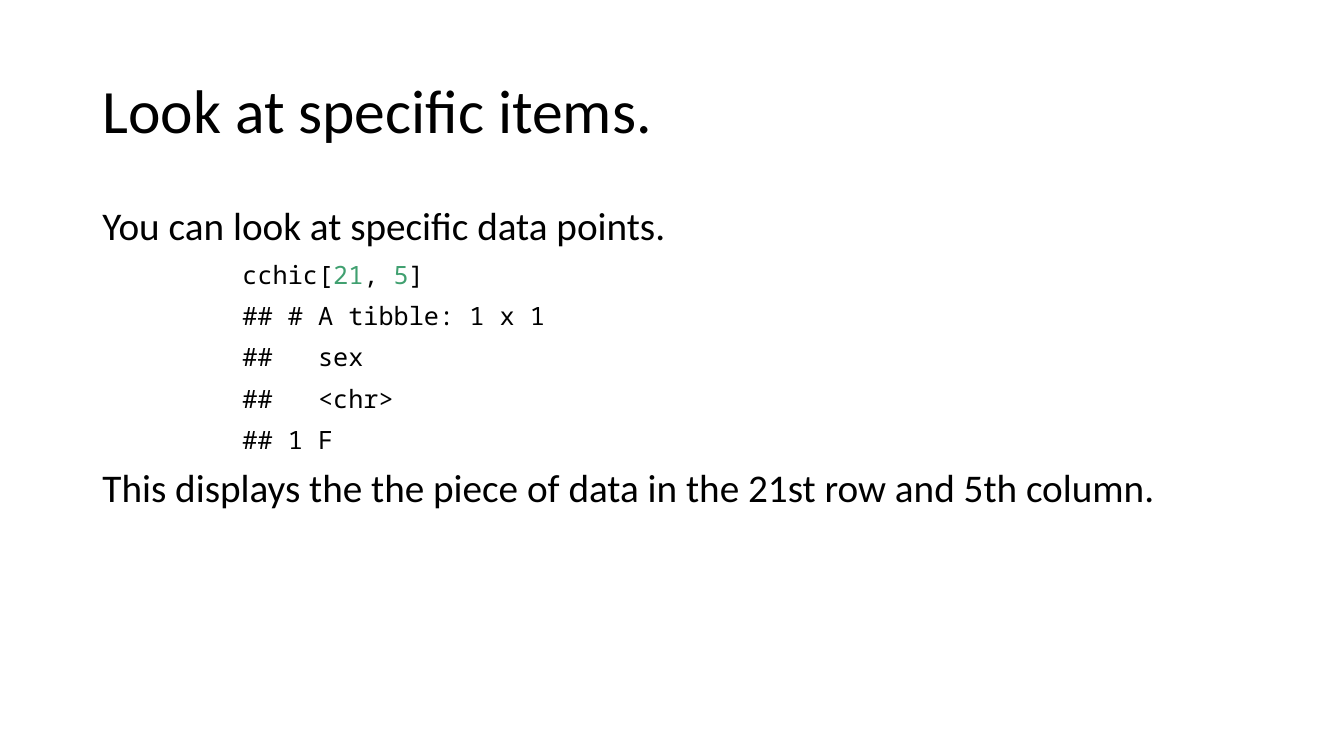
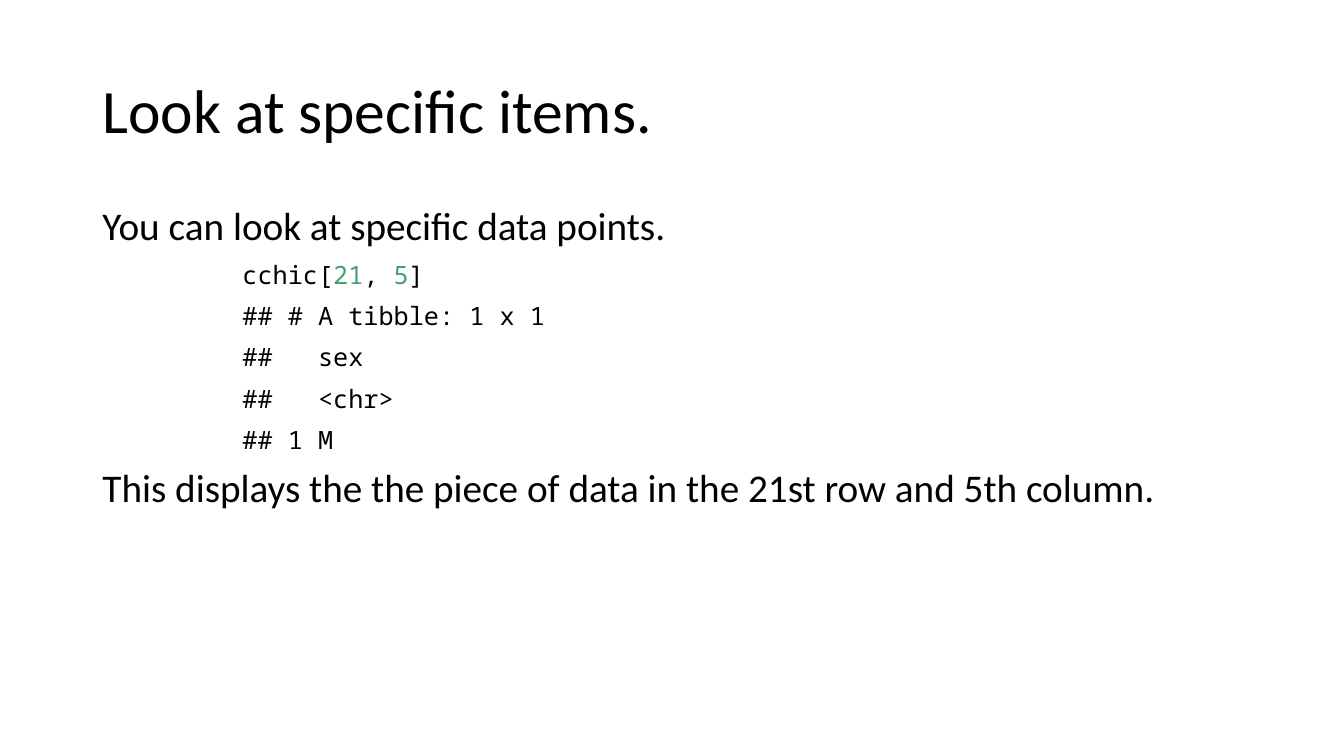
Before and after one commit to uclh-criu/learning-datascience, a slide deck: slide 25 of Workshops/Workshop3.pptx. Drawn at 1344x756 pixels with LibreOffice and Linux fonts; fonts in the diff are those of the drawing. Boxes give left, top, right and bottom in pixels: in the first picture for what was removed or moved away, otherwise in the second. Text is boxed around its words. In the diff, an @@ line names an element or a change of style, - is before the commit and + after.

```diff
--- a/Workshops/Workshop3.pptx
+++ b/Workshops/Workshop3.pptx
@@ text at (288,306,545,449): text changed @@
-## # A tibble: 1 x 1
-## sex
-## <chr>
-## 1 F
+## # A tibble: 1 x 1
+## sex
+## <chr>
+## 1 M
```
Also in this commit, not shown: 2 other slides changed, 7 other files.
